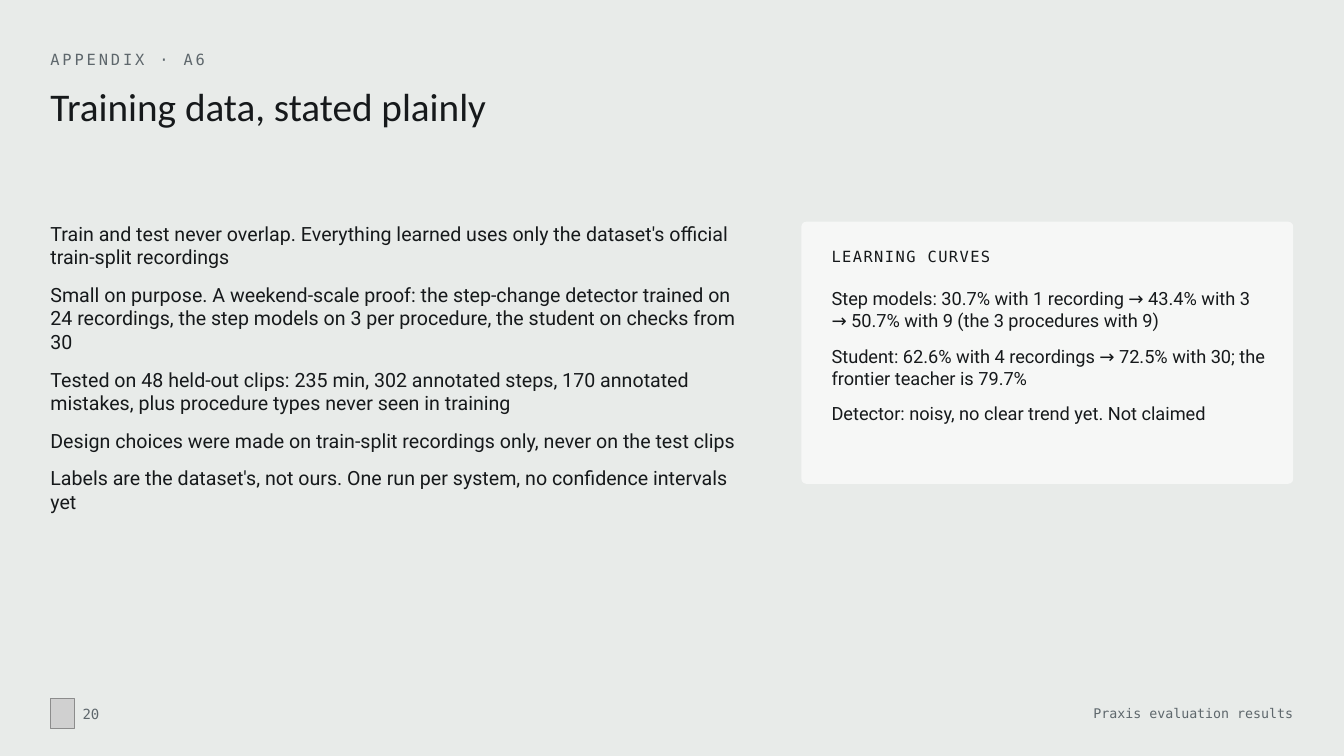
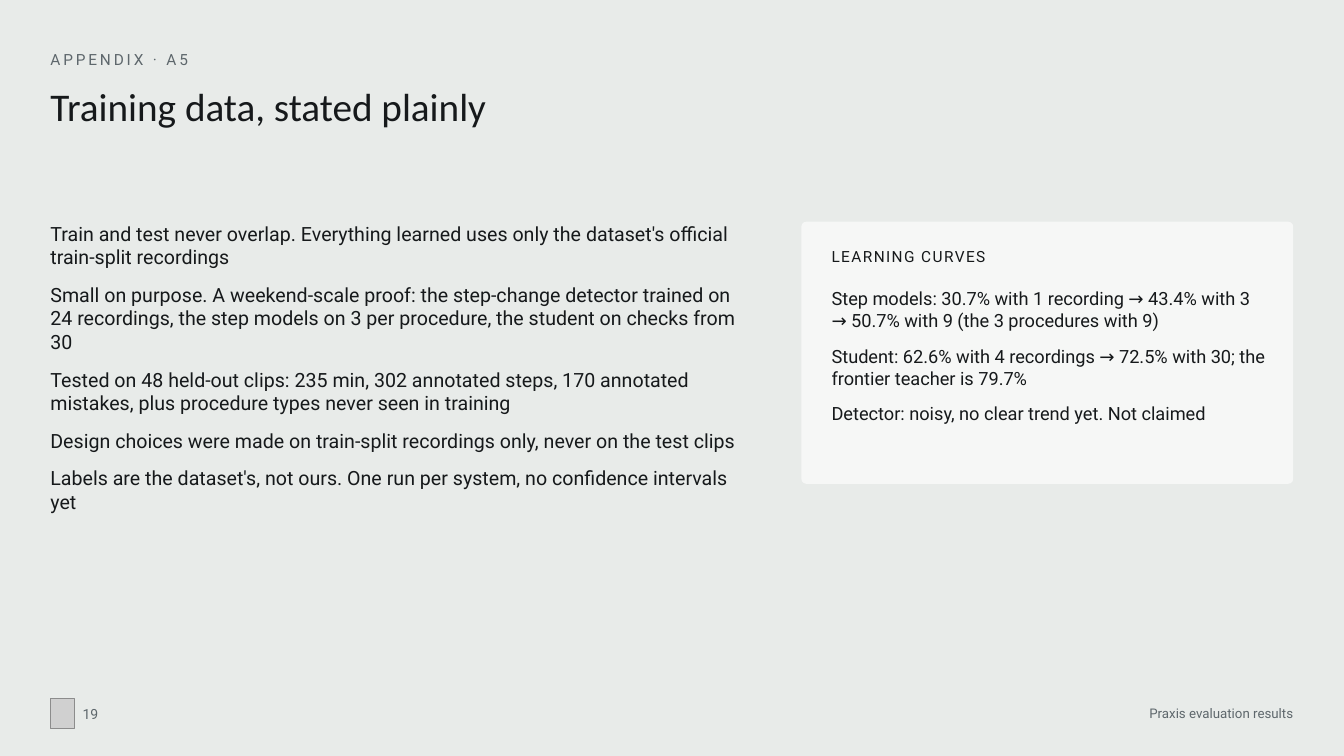
Before and after one commit to MonishSaravana/praxis, a slide deck: slide 19 of deck/Praxis_SAH_Oct2026.pptx (slide 20 before the commit). Drawn at 1344x756 pixels with LibreOffice and Linux fonts; fonts in the diff are those of the drawing; grey boxes stand for pictures. Boxes give left, top, right and bottom in pixels: in the first picture for what was removed or moved away, otherwise in the second. Text is boxed around its words. In the diff, an @@ line names an element or a change of style, - is before the commit and + after.

```diff
--- a/deck/Praxis_SAH_Oct2026.pptx
+++ b/deck/Praxis_SAH_Oct2026.pptx
@@ text at (50,54,188,65): text changed; font DejaVu Sans Mono to Roboto @@
-APPENDIX · A6
+APPENDIX · A5
@@ text "LEARNING CURVES" at (832,251,985,262): font DejaVu Sans Mono to Roboto @@
@@ page number at (83,709,99,719): text changed; font DejaVu Sans Mono to Roboto @@
-20
+19
@@ text "Praxis evaluation results" at (1149,708,1293,718): font DejaVu Sans Mono to Roboto @@
```
Also in this commit, not shown: 21 other slides changed, 1 slide removed, 29 other files.
